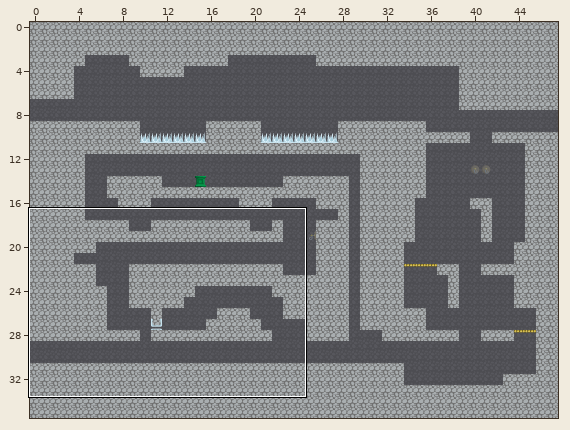
Tiled map: TiledMaps/room5-2.tmx. Above: a wide view before the commit, with the close-up outlined.
Close-up. Before the commit:
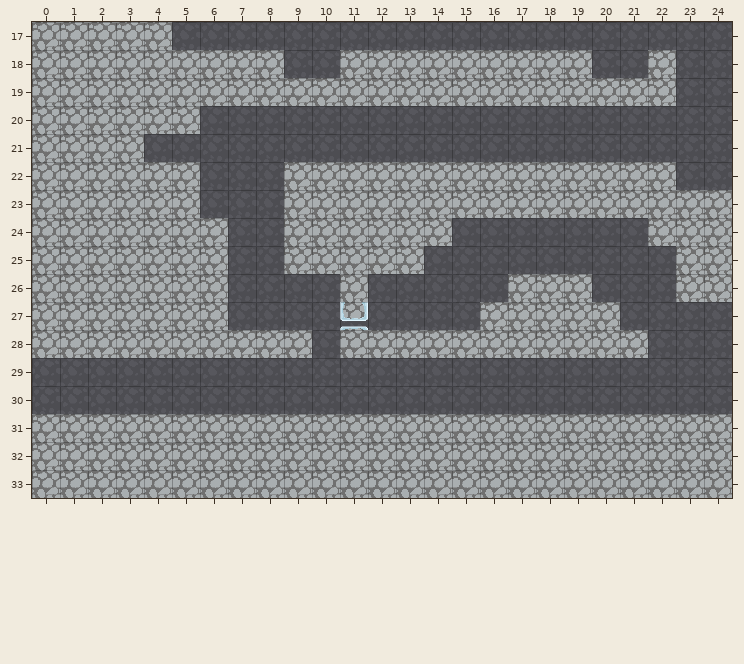
Cells are 32x32 px. Shown: x 0..24, y 17..33. The commit also changed other parts of the map, which this record leaves out.
The result:
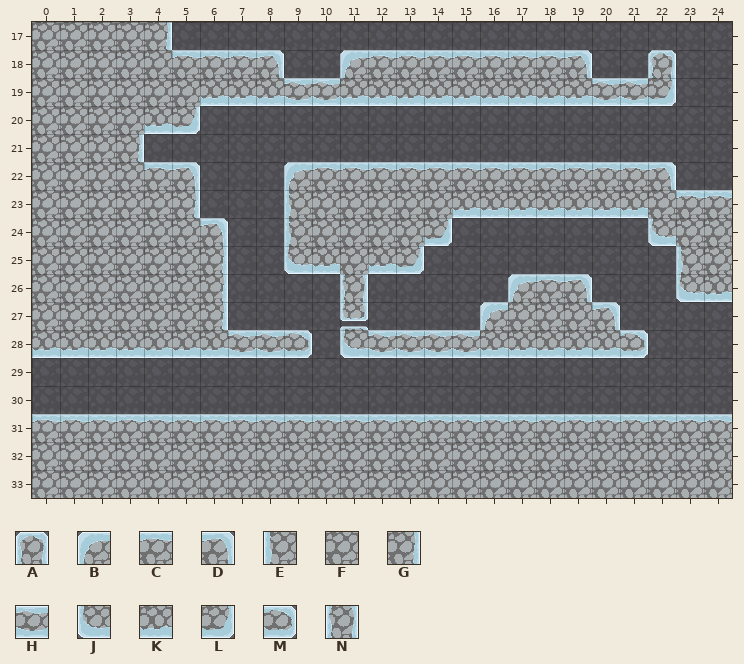
Key: from "tilemap": A 0, B 3, C 4, D 5, E 9, F 10, G 11, H 12, J 15, K 16, L 17, M 20, N 25.
_ is an empty cell, . an unchanged one.
From old to new:
--- layer "foreground"
@@ x 0..24 @@
-17 ....F....................
-18 .....FFFF..FFFFFFFFF..F..
-19 ......FFFFFFFFFFFFFFFFF..
-20 ....FF...................
-21 ...F.....................
-22 ....FF...FFFFFFFFFFFFFF..
-23 .....F...F.....FFFFFFF.FF
-24 ......F..F....F.......F..
-25 ......F..FF.FF.........F.
-26 ......F....F.....FFF...FF
-27 ......F.........F...F....
-28 FFFFFFFFFF.FFFFFFFFFFF...
+17 ....G....................
+18 .....CCCD..BCCCCCCCD..A..
+19 ......KKKHHKKKKKKKKKHHL..
+20 ....KL...................
+21 ...G.....................
+22 ....CD...BCCCCCCCCCCCCD..
+23 .....G...E.....KKKKKKK.CC
+24 ......D..E....L.......J..
+25 ......G..JK.KL.........E.
+26 ......G....N.....BCD...JK
+27 ......G.........B...D....
+28 KKKKKKKHHM.JHHHHKKKKKM...
@@ x 0..24 @@
-31 FFFFFFFFFFFFFFFFFFFFFFFFF
+31 CCCCCCCCCCCCCCCCCCCCCCCCC
